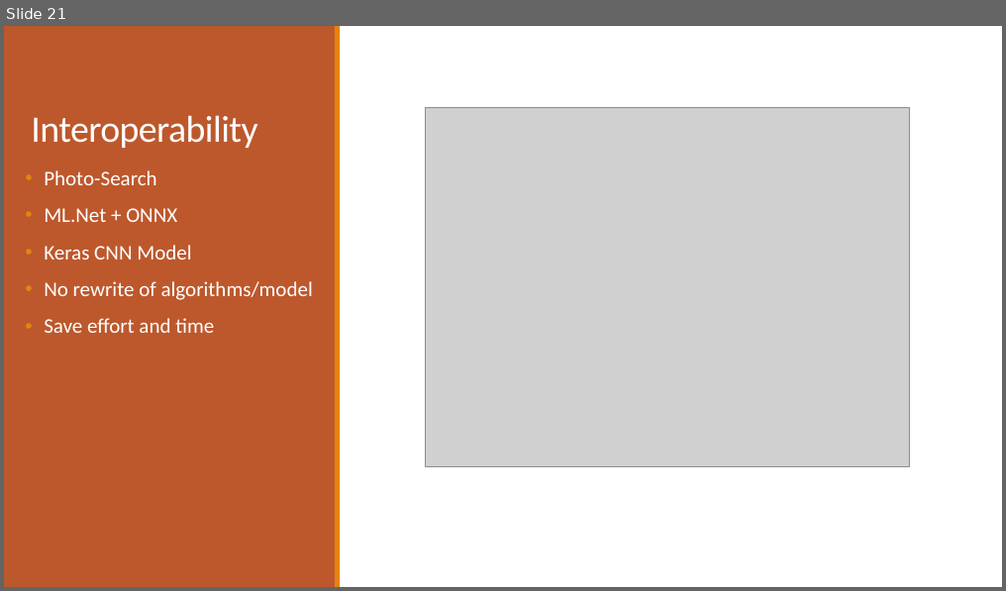
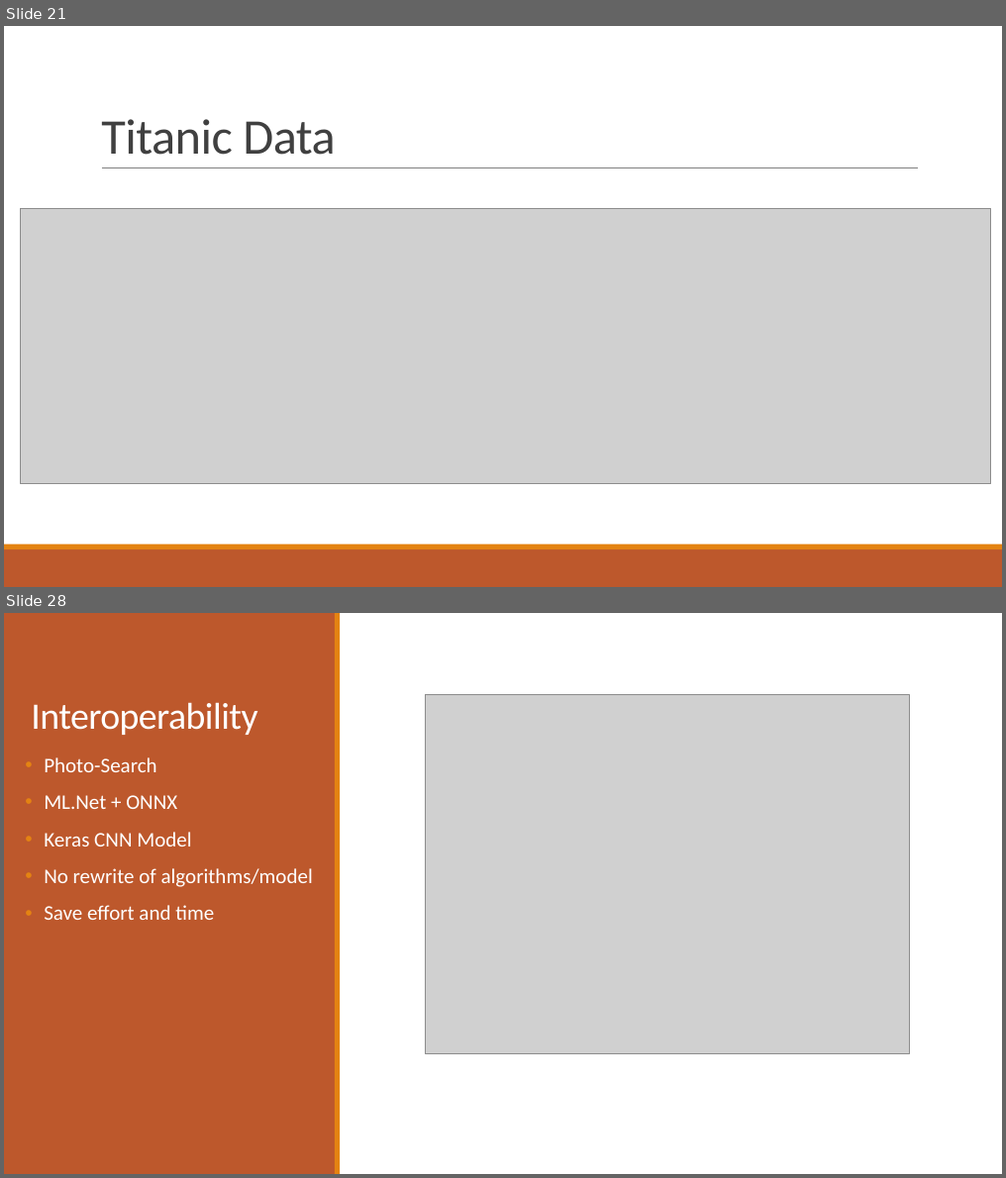
Before and after one commit to praveenraghuvanshi1512/AIML, a slide deck: Meetup_DotNet_10_Aug_2019/ML_Net_Praveen_Raghuvanshi_10_Aug_2019.pptx. Shown one above the other, each under a label of ours: slide 21 before the commit, slides 21 and 28 after it; the slides between them are not shown. The pictures are 1006x591 and 1006x1178 pixels, drawn with LibreOffice and Linux fonts; fonts in the diff are those of the drawing; grey boxes stand for pictures. Boxes give left, top, right and bottom in pixels: in the first picture for what was removed or moved away, otherwise in the second. Text is boxed around its words. In the diff, an @@ line names an element or a change of style, - is before the commit and + after.

```diff
--- a/Meetup_DotNet_10_Aug_2019/ML_Net_Praveen_Raghuvanshi_10_Aug_2019.pptx
+++ b/Meetup_DotNet_10_Aug_2019/ML_Net_Praveen_Raghuvanshi_10_Aug_2019.pptx
@@ slide 21 added at (4,26,1002,587), background #FFFFFF @@
@@ title added at (101,119,335,155), 48 pt, text #404040 @@
+Titanic Data
@@ line added from (102, 169) to (918, 169), #808080 0.5 pt @@
@@ picture added at (20,209,991,484) @@
@@ rectangle added at (4,550,1002,587), fill #BD582C @@
@@ rectangle added at (4,545,1002,550), fill #E48312 @@
@@ what was slide 21 is now slide 28 @@
```
Also in this commit, not shown: 6 other slides added.
